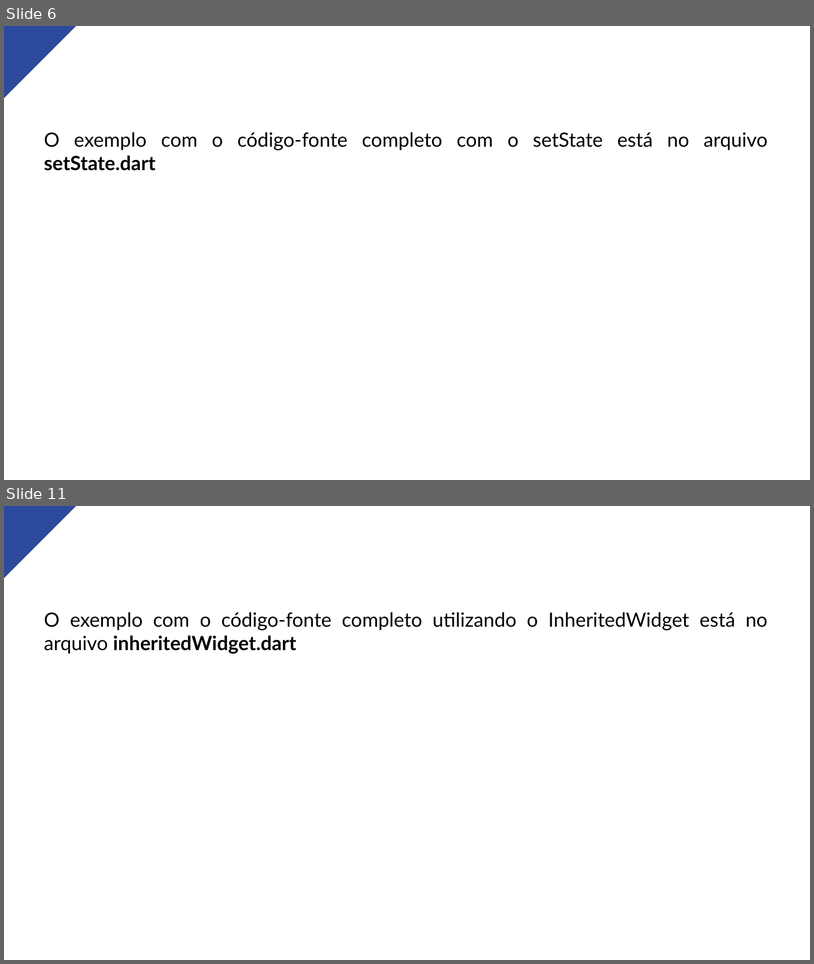
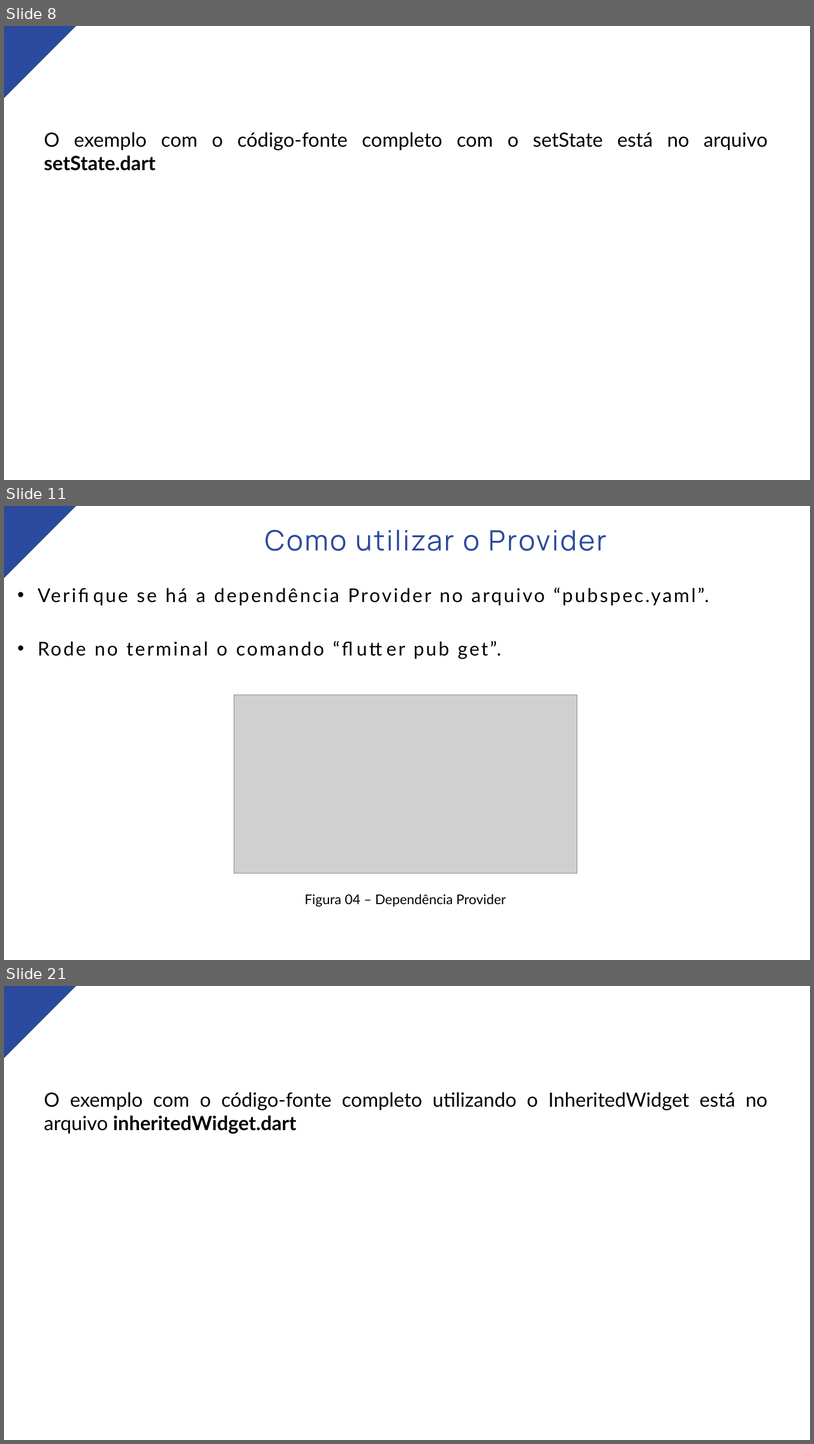
Before and after one commit to marcosdosea/TreinamentoFlutter, a slide deck: Aula11-Manipulação de Estados/Aula11-Manipulação de Estados.pptx. Shown one above the other, each under a label of ours: slides 6 and 11 before the commit, slides 8, 11 and 21 after it; the slides between them are not shown. The pictures are 814x964 and 814x1444 pixels, drawn with LibreOffice and Linux fonts; fonts in the diff are those of the drawing; grey boxes stand for pictures. Boxes give left, top, right and bottom in pixels: in the first picture for what was removed or moved away, otherwise in the second. Text is boxed around its words. In the diff, an @@ line names an element or a change of style, - is before the commit and + after.

```diff
--- a/Aula11-Manipulação de Estados/Aula11-Manipulação de Estados.pptx
+++ b/Aula11-Manipulação de Estados/Aula11-Manipulação de Estados.pptx
@@ slide 11 added at box(4, 506, 810, 960), background #FFFFFF @@
@@ freeform shape added at box(4, 506, 76, 578), fill #2B4A9D @@
@@ text added at box(265, 529, 607, 551), 50 pt, text #2B4A9D @@
+Como utilizar o Provider
@@ text added at box(38, 588, 709, 659), 34 pt, text #000000 @@
+• Verifique se há a dependência Provider no arquivo “pubspec.yaml”.
+• Rode no terminal o comando “flutter pub get”.
@@ picture added at box(234, 694, 578, 873) @@
@@ text added at box(305, 894, 506, 906), 24 pt, text #000000 @@
+Figura 04 – Dependência Provider
@@ what was slide 6 is now slide 8 @@
@@ what was slide 11 is now slide 21 @@
```
Also in this commit, not shown: 9 slides changed, 9 other slides added, 1 other file.
